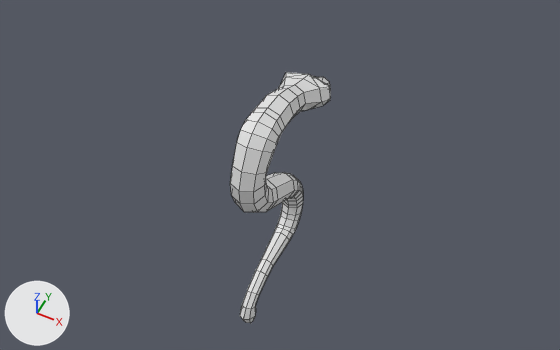
One commit to the Blender file Blends/DragonFlyCilindro.blend: the scene before it, then after it.
Both versions are drawn from a camera (50 mm lens) standing at (4.05, -7.69, 9.97) and looking at (-0.11, 0.63, -0.43). The axes (+X, +Y, +Z) are drawn at lower left. The lights are the same throughout. Mesh edges are drawn as thin lines.
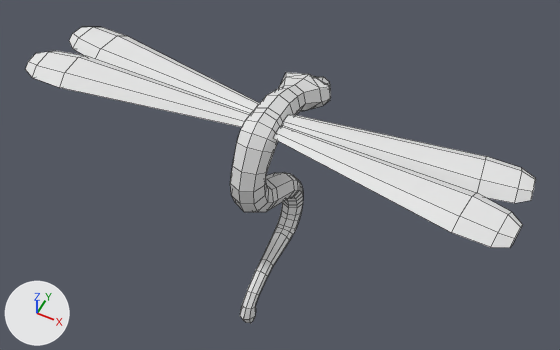
Location of each change, (x1, y1, x2, y2) in pixels of the pictures (560 x 350 px):
'Cube', reshaped (402% wider, 18% taller): before (230, 72, 331, 323); after (25, 27, 536, 323)
part 1 of me_cube_001, added: after (25, 51, 523, 248)
part 2 of me_cube_001, added: after (69, 27, 536, 203)

The change, as a diff of the scene's bpy script:
```diff
--- a/Blends/DragonFlyCilindro.blend.py
+++ b/Blends/DragonFlyCilindro.blend.py
@@ me_cube_001 @@
 # used by ob_cube; location = (0.0, 0.0, 0.0)
-me_cube_001.from_pydata(...)  # 196 vertices, 162 faces; spans x 0.0..0.47, y -1.12..2.16, z -2.93..1.81
+me_cube_001.from_pydata(...)  # 244 vertices, 202 faces; spans x 0.0..4.08, y -1.12..2.16, z -2.93..1.81
+# me_cube_001 part 1: a new loose piece of 24 vertices spanning x 0.26..4.08, y -0.94..-0.02, z 1.51..1.79
+# me_cube_001 part 2: a new loose piece of 24 vertices spanning x 0.26..4.07, y -0.06..0.89, z 1.28..1.61
```
